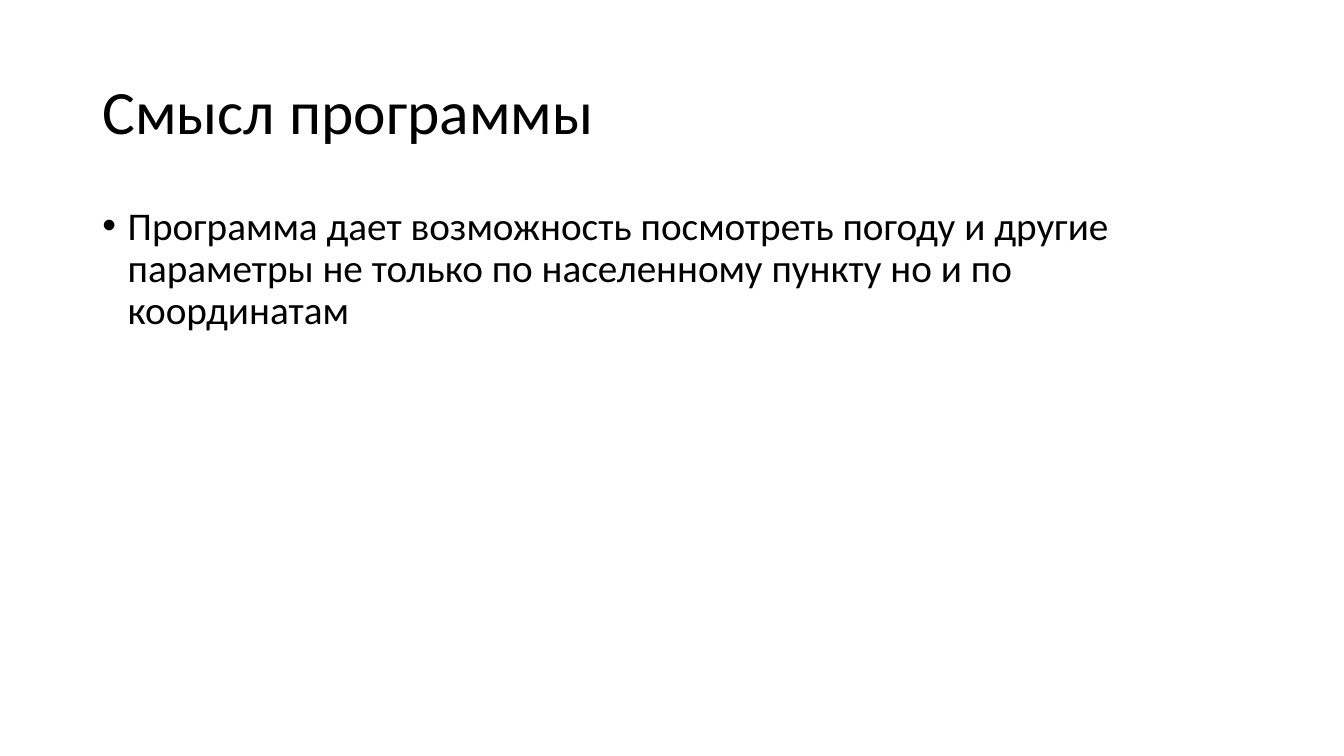
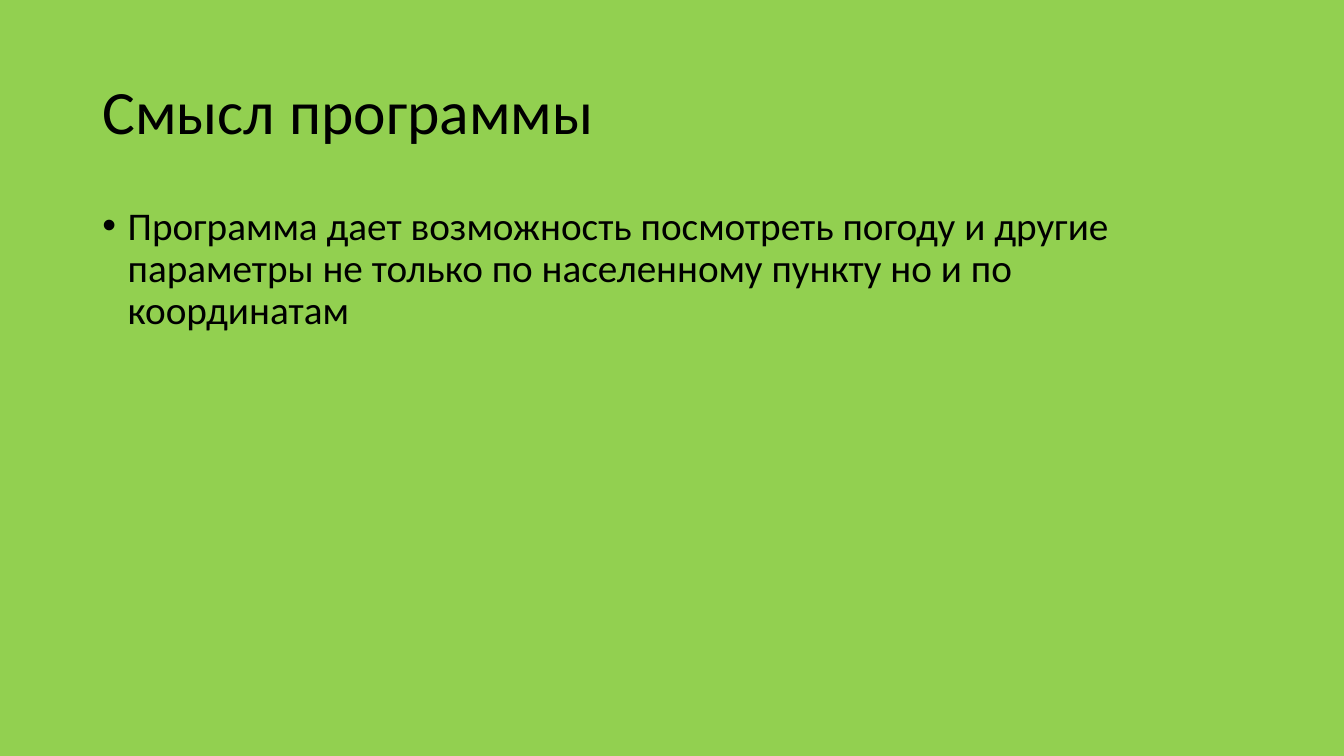
Before and after one commit to Danila-Mishchenko/Weather-graf, a slide deck: slide 2 of docx/Презентация Microsoft PowerPoint (2).pptx. Drawn at 1344x756 pixels with LibreOffice and Linux fonts; fonts in the diff are those of the drawing. Boxes give left, top, right and bottom in pixels: in the first picture for what was removed or moved away, otherwise in the second. Text is boxed around its words. In the diff, an @@ line names an element or a change of style, - is before the commit and + after.

```diff
--- a/docx/Презентация Microsoft PowerPoint (2).pptx
+++ b/docx/Презентация Microsoft PowerPoint (2).pptx
@@ background #FFFFFF to #92D050 @@
```
Also in this commit, not shown: 3 other slides changed, 3 slides added, 21 other files.
